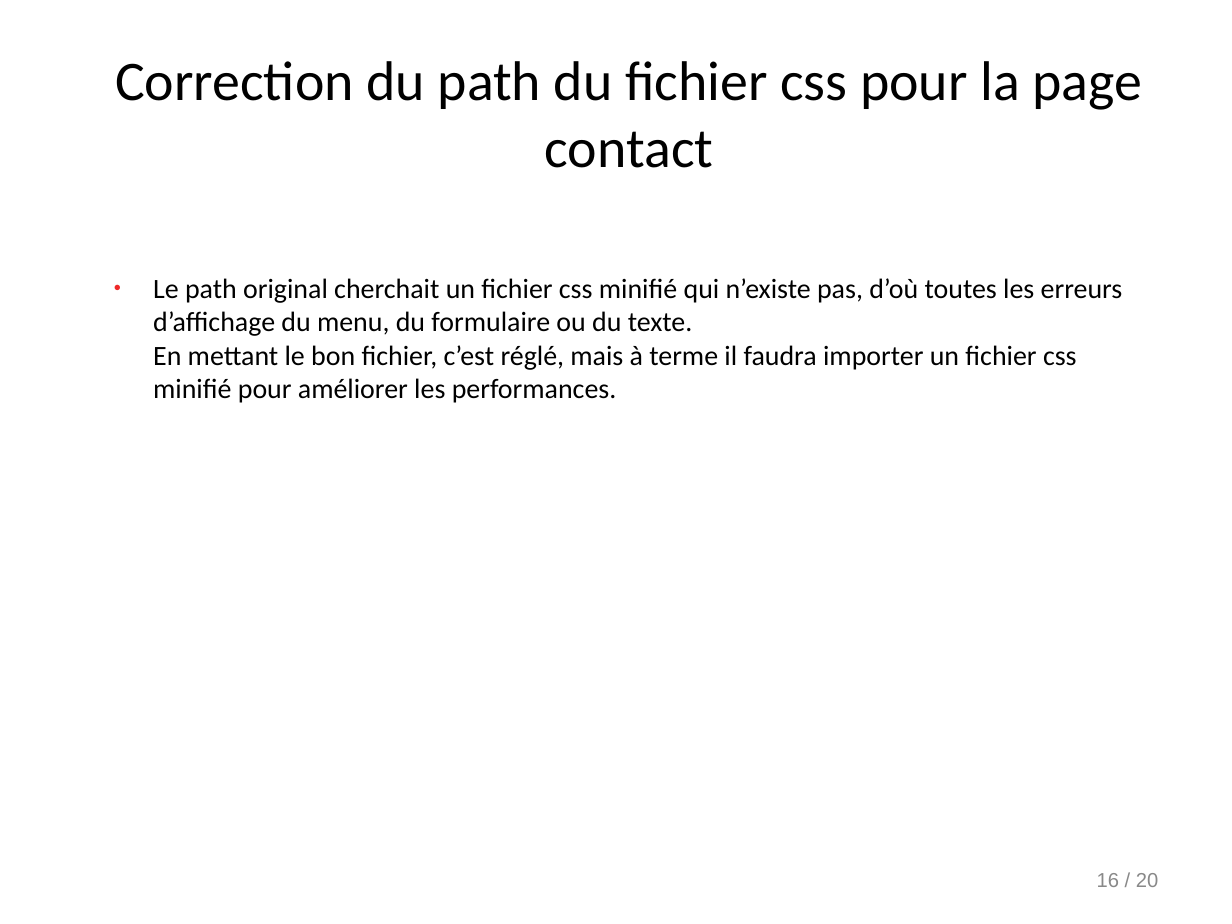
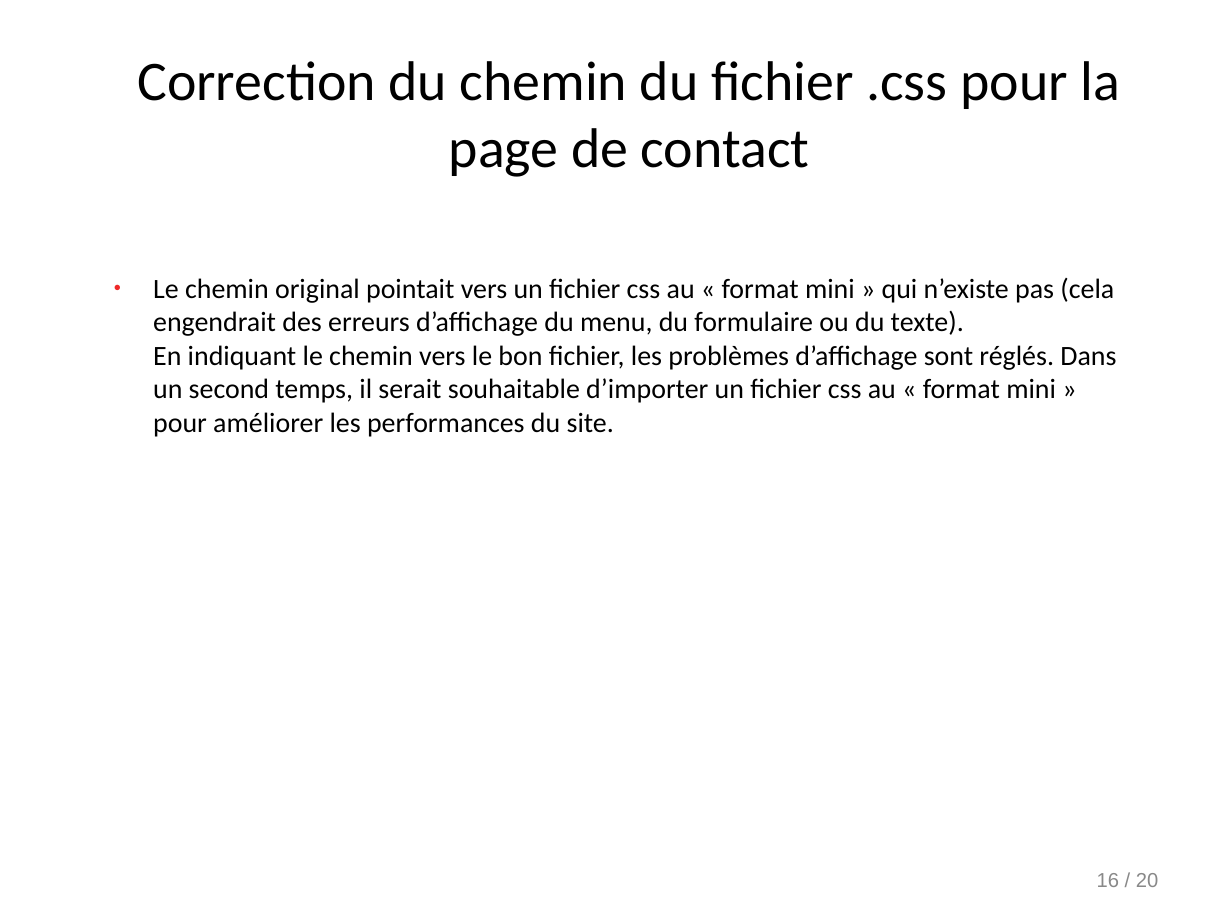
Before and after one commit to Doppler123/OPC_P4_La_Panthere, a slide deck: slide 16 of audit/Rapport.odp. Drawn at 1232x924 pixels with LibreOffice and Linux fonts; fonts in the diff are those of the drawing. Boxes give left, top, right and bottom in pixels: in the first picture for what was removed or moved away, otherwise in the second. Text is boxed around its words. In the diff, an @@ line names an element or a change of style, - is before the commit and + after.

```diff
--- a/audit/Rapport.odp
+++ b/audit/Rapport.odp
@@ title at (137,61,1121,177): text changed @@
-Correction du path du fichier css pour la page contact
+Correction du chemin du fichier .css pour la page de contact
@@ text at (153,278,1116,437): text changed @@
-● Le path original cherchait un fichier css minifié qui n’existe pas, d’où toutes les erreurs d’affichage du menu, du formulaire ou du texte.
-  En mettant le bon fichier, c’est réglé, mais à terme il faudra importer un fichier css minifié pour améliorer les performances.
+● Le chemin original pointait vers un fichier css au « format mini » qui n’existe pas (cela engendrait des erreurs d’affichage du menu, du formulaire ou du texte).
+  En indiquant le chemin vers le bon fichier, les problèmes d’affichage sont réglés. Dans un second temps, il serait souhaitable d’importer un fichier css au « format mini » pour améliorer les performances du site.
```
Also in this commit, not shown: 15 other slides changed, 2 other files.
